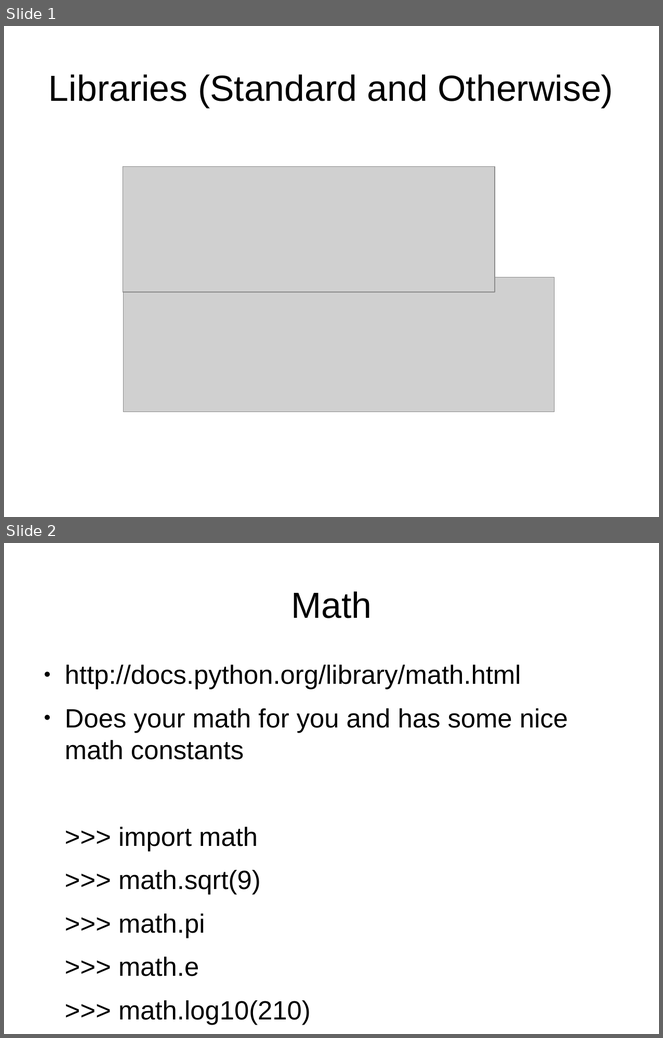
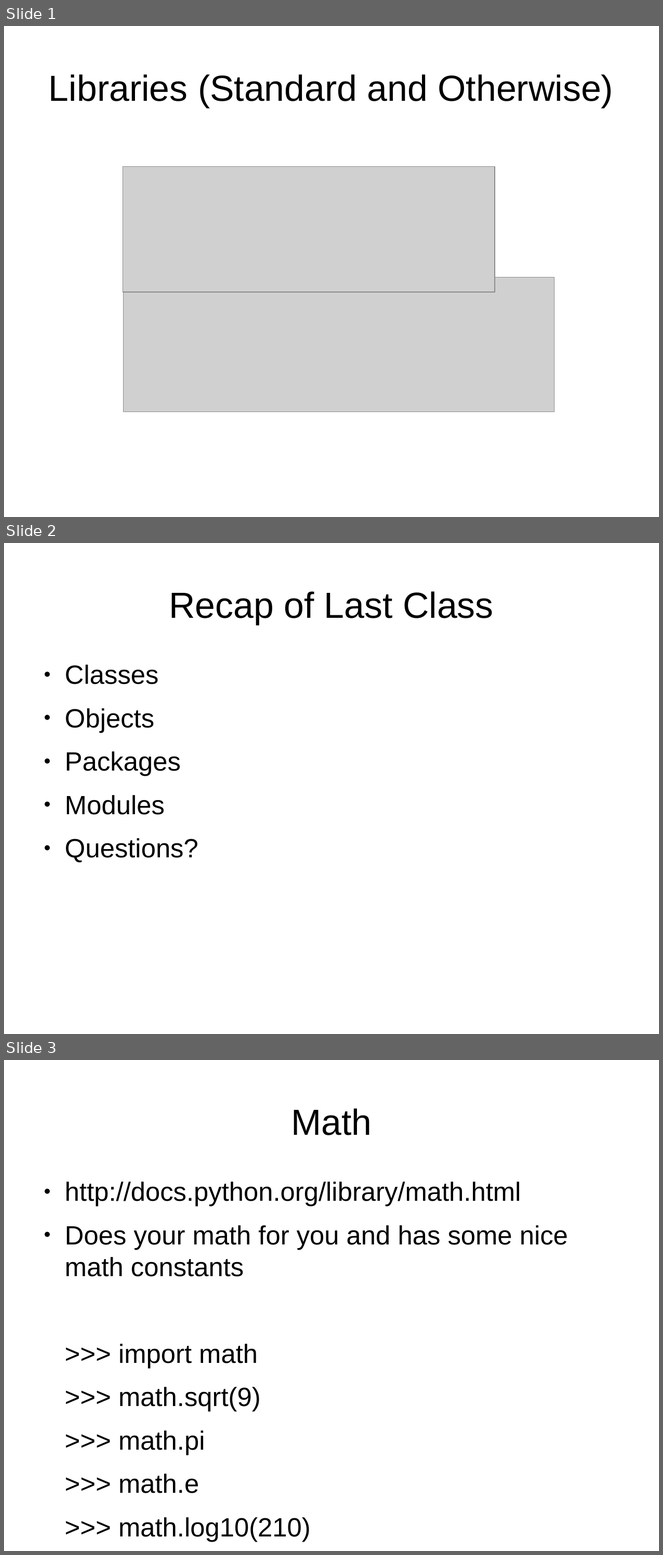
Before and after one commit to bradfordbarr/HacDC-Intro-to-Programming, a slide deck: class_4/class_4.odp. Shown one above the other, each under a label of ours: slides 1 and 2 before the commit, slides 1, 2 and 3 after it. The pictures are 663x1038 and 663x1555 pixels, drawn with LibreOffice and Linux fonts; fonts in the diff are those of the drawing; grey boxes stand for pictures. Boxes give left, top, right and bottom in pixels: in the first picture for what was removed or moved away, otherwise in the second. Text is boxed around its words. In the diff, an @@ line names an element or a change of style, - is before the commit and + after.

```diff
--- a/class_4/class_4.odp
+++ b/class_4/class_4.odp
@@ slide 2 added at bbox=[4, 543, 659, 1034], background #FFFFFF @@
@@ title added at bbox=[169, 591, 494, 625], 44 pt, text #000000 @@
+Recap of Last Class
@@ text added at bbox=[65, 665, 198, 863], 32 pt, text #000000 @@
+● Classes
+● Objects
+● Packages
+● Modules
+● Questions?
@@ what was slide 2 is now slide 3 @@
```
Also in this commit, not shown: 1 other slide added, 1 other file.
